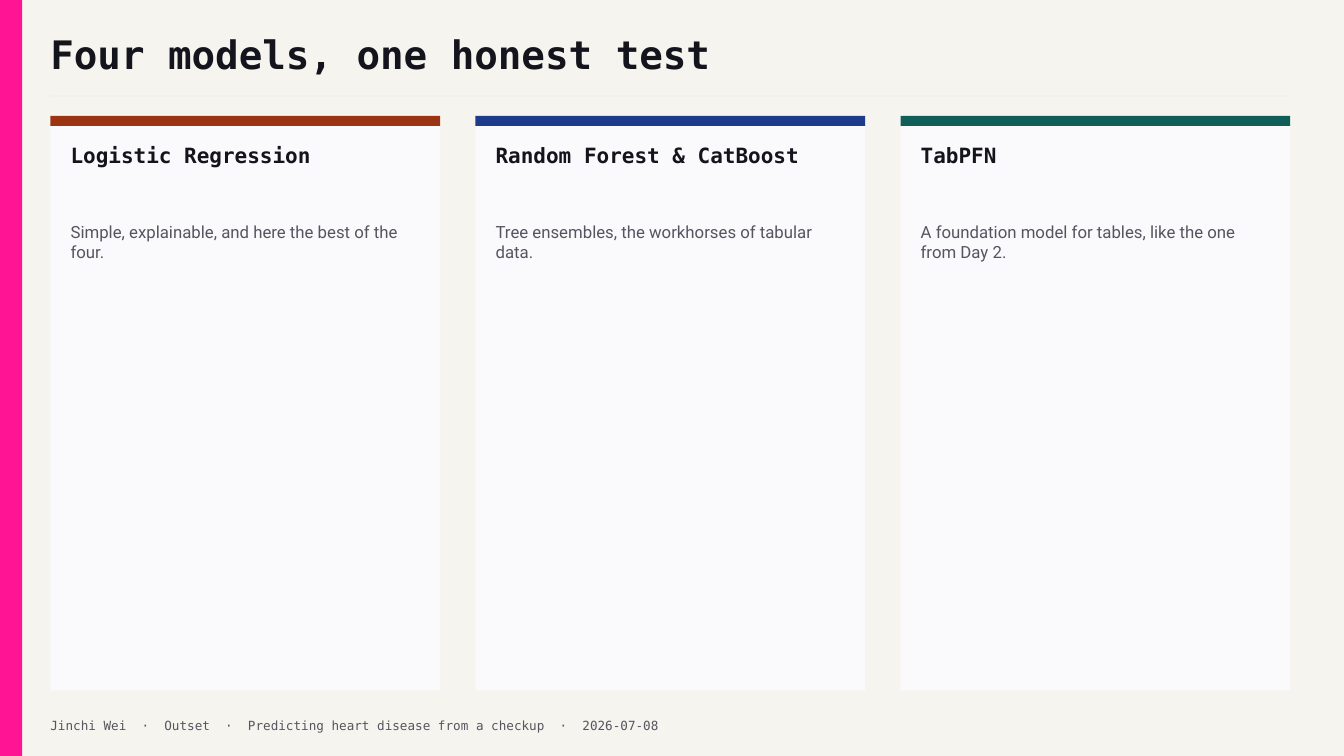
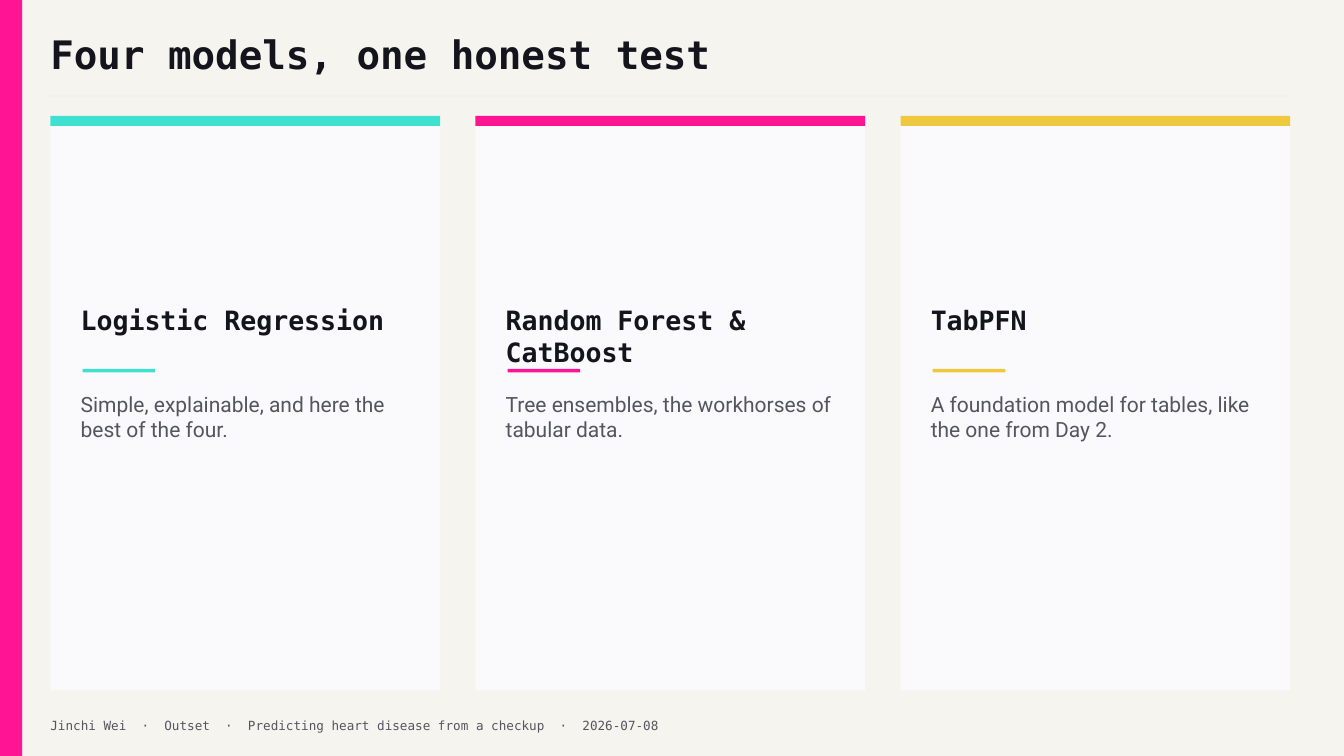
Before and after one commit to jinchiwei/outset-ai-healthcare, a slide deck: slide 7 of solutions/g5_heart/slides/g5_heart.pptx. Drawn at 1344x756 pixels with LibreOffice and Linux fonts; fonts in the diff are those of the drawing. Boxes give left, top, right and bottom in pixels: in the first picture for what was removed or moved away, otherwise in the second. Text is boxed around its words. In the diff, an @@ line names an element or a change of style, - is before the commit and + after.

```diff
--- a/solutions/g5_heart/slides/g5_heart.pptx
+++ b/solutions/g5_heart/slides/g5_heart.pptx
@@ rectangle at bbox=[50, 116, 441, 126]: fill #9A3412 to #40E0D0 @@
@@ rectangle at bbox=[476, 116, 866, 126]: fill #1E3A8A to #FF1493 @@
@@ rectangle at bbox=[900, 116, 1291, 126]: fill #115E59 to #F0C840 @@
@@ text "Logistic Regression": place and size @@
-text "Logistic Regression" at bbox=[71, 146, 310, 168]
+text "Logistic Regression" at bbox=[81, 309, 384, 336]
@@ text "Random Forest & CatBoost": place and size @@
-text "Random Forest & CatBoost" at bbox=[496, 147, 799, 164]
+text "Random Forest & CatBoost" at bbox=[506, 309, 713, 363]
@@ size 15 to 19 pt in 3 elements at bbox=[81, 309, 384, 336], bbox=[506, 309, 713, 363], bbox=[931, 309, 1027, 331] @@
@@ text "TabPFN": place and size @@
-text "TabPFN" at bbox=[921, 147, 997, 164]
+text "TabPFN" at bbox=[931, 309, 1027, 331]
@@ rectangle added at bbox=[83, 369, 155, 373], fill #40E0D0 @@
@@ rectangle added at bbox=[508, 369, 581, 373], fill #FF1493 @@
@@ rectangle added at bbox=[933, 369, 1005, 373], fill #F0C840 @@
@@ text "Simple, explainable, and here the ...": place and size @@
-text "Simple, explainable, and here the ..." at bbox=[71, 225, 398, 258]
+text "Simple, explainable, and here the ..." at bbox=[81, 396, 385, 437]
@@ text "Tree ensembles, the workhorses of ...": place and size @@
-text "Tree ensembles, the workhorses of ..." at bbox=[496, 225, 812, 258]
+text "Tree ensembles, the workhorses of ..." at bbox=[506, 396, 831, 437]
@@ size 12 to 15 pt in 3 elements at bbox=[81, 396, 385, 437], bbox=[506, 396, 831, 437], bbox=[931, 396, 1250, 442] @@
@@ text "A foundation model for tables, ...": place and size @@
-text "A foundation model for tables, ..." at bbox=[921, 225, 1235, 262]
+text "A foundation model for tables, ..." at bbox=[931, 396, 1250, 442]
```
Also in this commit, not shown: 9 other slides changed, 3 other files.
